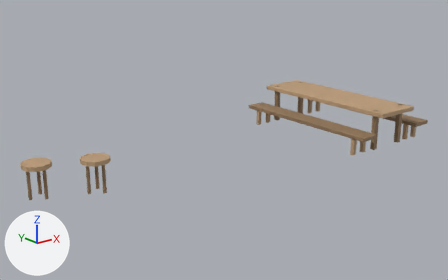
A saved change to the FBX model Assets/Models/Environment/Warteg/WartegFurniture.fbx.
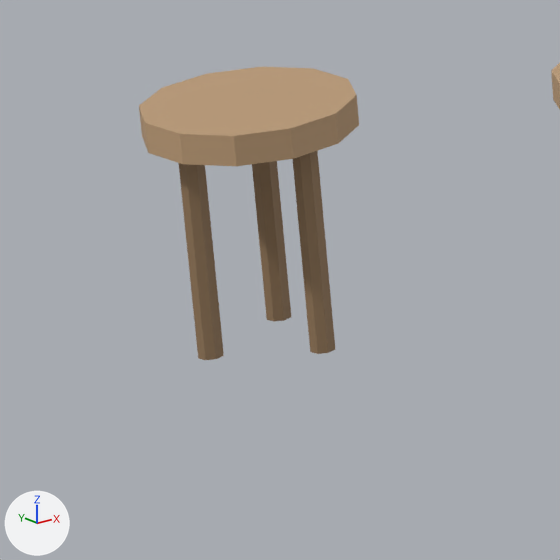
The first picture shows the older version from a 50 mm lens placed at (-5.33, -8.28, 3.21), pointed at (0.26, -1.3, 0.41). The close-ups show the older and then the newer version on the part from 0% to 18% of the width and 53% to 82% of the height of that picture. Only the edits that show in the close-ups are written down. Lighting does not change. The marker at lower left points along +X, +Y and +Z.

The first close-up shows 'StoolLeg_1_0', 'StoolLeg_1_1', 'StoolLeg_1_2', 'StoolSeat_1' and 1 more.
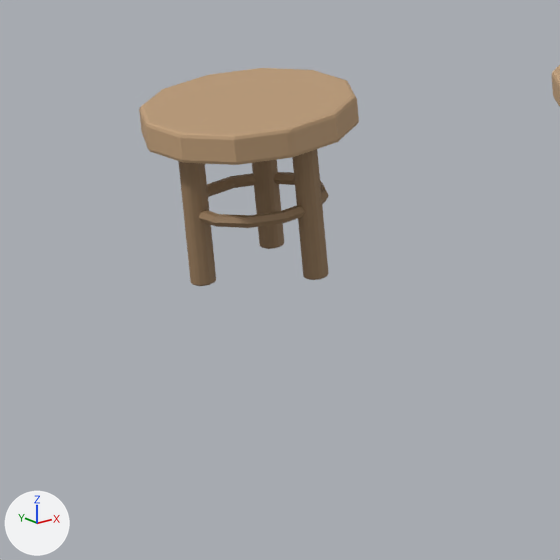
Boxes [x1, y1, x2, y2] around the edits, measured in the close-ups (560 x 560 px):
'StoolSeat_1', reshaped: before [139, 67, 359, 166]; after [139, 68, 359, 165]
'StoolLeg_1_0', reshaped, moved (15% narrower, 36% shorter): before [179, 163, 224, 360]; after [178, 161, 216, 286]
'StoolLeg_1_2', reshaped, moved (14% narrower, 35% shorter): before [293, 151, 335, 354]; after [292, 149, 328, 280]
'StoolLeg_1_1', reshaped, moved: before [252, 161, 291, 322]; after [252, 160, 284, 249]
'StoolStretcher_1', added (brown): after [198, 172, 329, 228]
part 2 of me_cylinder_026, deleted (brown): before [252, 161, 291, 322]
part 3 of me_cylinder_025, deleted (brown): before [179, 163, 224, 360]
part 4 of me_cylinder_027, deleted (brown): before [293, 151, 335, 354]

The edits, one by one:
me_cylinder_027 is used by ob_stoolleg_1_2; location (-2.39, -0.854, 0.235).
me_cylinder_027 had 16 vertices, 10 faces and spanned x -0.025..0.025, y -0.025..0.025, z -0.225..0.225.
me_cylinder_027 now has 48 vertices, 50 faces and spans x -0.023..0.023, y -0.023..0.023, z -0.147..0.147.
me_cylinder_027 part 4: 16 vertices removed from x -0.025..0.025, y -0.025..0.025, z -0.225..0.225.
Other edits to the shape of me_cylinder_027 do not show in these pictures.
me_cylinder_024 is used by ob_stoolseat_1; location (-2.45, -0.75, 0.47).
me_cylinder_024 had 24 vertices, 14 faces and spanned x -0.2..0.2, y -0.2..0.2, z -0.03..0.03.
me_cylinder_024 now has 104 vertices, 94 faces and spans x -0.199..0.199, y -0.199..0.199, z -0.03..0.03.
me_cylinder_024 part 1: 24 vertices removed from x -0.2..0.2, y -0.2..0.2, z -0.03..0.03; 104 vertices added at x -0.199..0.199, y -0.199..0.199, z -0.03..0.03.
me_cylinder_025 is used by ob_stoolleg_1_0; location (-2.57, -0.75, 0.235).
me_cylinder_025 had 16 vertices, 10 faces and spanned x -0.025..0.025, y -0.025..0.025, z -0.225..0.225.
me_cylinder_025 now has 48 vertices, 50 faces and spans x -0.023..0.023, y -0.023..0.023, z -0.147..0.147.
me_cylinder_025 part 3: 16 vertices removed from x -0.025..0.025, y -0.025..0.025, z -0.225..0.225.
Other edits to the shape of me_cylinder_025 do not show in these pictures.
me_cylinder_026 is used by ob_stoolleg_1_1; location (-2.39, -0.646, 0.235).
me_cylinder_026 had 16 vertices, 10 faces and spanned x -0.025..0.025, y -0.025..0.025, z -0.225..0.225.
me_cylinder_026 now has 48 vertices, 50 faces and spans x -0.023..0.023, y -0.023..0.023, z -0.147..0.147.
me_cylinder_026 part 2: 16 vertices removed from x -0.025..0.025, y -0.025..0.025, z -0.225..0.225.
Other edits to the shape of me_cylinder_026 do not show in these pictures.
Mesh me_torus_001 is new.
It has 72 vertices, 72 faces and spans x -0.132..0.132, y -0.132..0.132, z -0.01..0.01.
It uses material mat_m_warteg_wooddark (brown #957959).
Object 'StoolLeg_1_2' (ob_stoolleg_1_2) moves from (-2.39, -0.854, 0.235) to (-2.39, -0.854, 0.307).
Object 'StoolLeg_1_0' (ob_stoolleg_1_0) moves from (-2.57, -0.75, 0.235) to (-2.57, -0.75, 0.307).
Object 'StoolLeg_1_1' (ob_stoolleg_1_1) moves from (-2.39, -0.646, 0.235) to (-2.39, -0.646, 0.307).
Object 'StoolStretcher_1' (ob_stoolstretcher_1) is new; it shows me_torus_001.
Its location is (-2.45, -0.75, 0.3).
